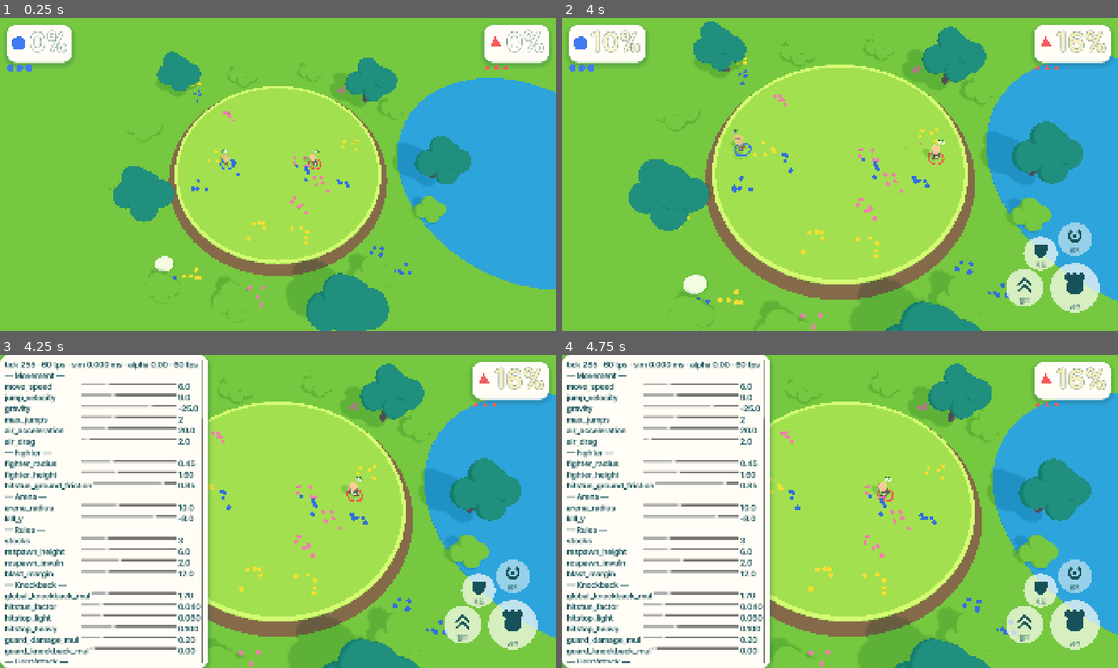
Above: before the commit, frames 1-4 (two rows, left to right).
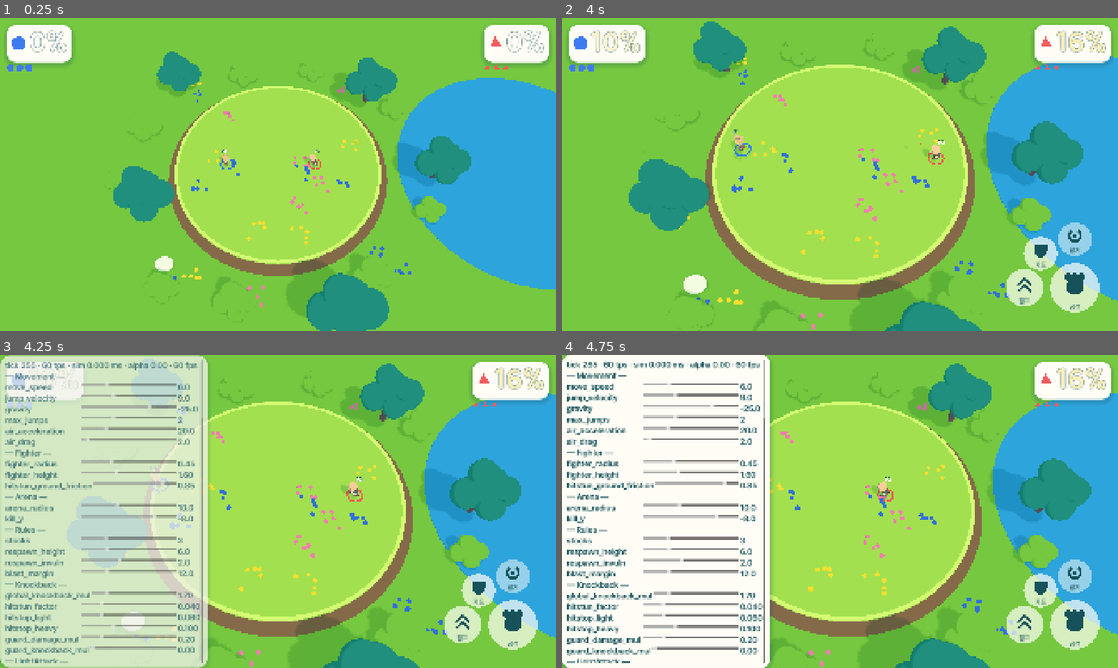
Above: after the commit, the same moments.

Repository: UICHEOL-HWANG/TheBrawlGuys
Game: Godot game, scene res://src/main/main.tscn
Same seed, same stepped clock (60 frames per second), same inputs: the game is played once before the commit and once after it.
Inputs (mouse positions are in pixels of both pictures, inside the frame that each line leads up to):
- Up to frame 1 (0.25 s): no input
- Up to frame 2 (4 s): tap Enter (ui_accept) at 0.5, 2.75 s; move the mouse to (962, 158) at 0.52 s; hold D (p1_right) 0.53-1.25 s; tap U (p1_grab) at 0.6 s; click (962, 158) at 0.67 s; tap Space (p1_jump) at 0.77, 3.77 s; drag from (728, 190) to (812, 237) at 1.27 s; move the mouse to (895, 105) at 2.02 s; hold D (p1_right) 2.03-2.75 s; hold K (p1_heavy) 2.03-2.75 s; drag from (812, 237) to (673, 127) at 2.77 s; move the mouse to (1006, 221) at 3.52 s; hold A (p1_left) from 3.53 s (still down); hold Shift from 3.53 s (still down)
- Up to frame 3 (4.25 s): keep holding A (p1_left); keep holding Shift; tap F1 (debug_toggle) at 4.15 s
- Up to frame 4 (4.75 s): release A (p1_left) at 4.25 s; release Shift at 4.25 s; drag from (673, 464) to (756, 433) at 4.27 s

Frames 1-2 are identical in both runs. In frame 3, 34% of the frame differs, in the area x 0-38%, y 0-100%; in frame 4, nothing differs.

Commit message:
feat: apply motion tokens to every UI transition
Co-Authored-By: Claude Sonnet 5.5 <noreply@anthropic.com>

Diff:
--- a/src/debug/config_panel.gd
+++ b/src/debug/config_panel.gd
@@ -52,7 +52,10 @@
 
 
 func toggle() -> void:
-	_root.visible = not _root.visible
+	if _root.visible:
+		UiMotion.fade_out(_root)
+	else:
+		UiMotion.pop_in(_root, 0.96)
 
 
 func _unhandled_input(event: InputEvent) -> void:
--- a/src/ui/components/damage_counter/damage_counter.gd
+++ b/src/ui/components/damage_counter/damage_counter.gd
@@ -64,9 +64,5 @@
 
 
 func _pop() -> void:
-	if not is_inside_tree():
-		return
-	pivot_offset = size * 0.5
-	scale = Vector2.ONE * POP_SCALE
-	create_tween().tween_property(self, "scale", Vector2.ONE, DS.MOTION_SQUISH) \
-			.set_trans(Tween.TRANS_ELASTIC).set_ease(Tween.EASE_OUT)
+	if is_inside_tree():
+		UiMotion.bump(self, POP_SCALE)
--- a/src/ui/components/result_banner/result_banner.gd
+++ b/src/ui/components/result_banner/result_banner.gd
@@ -35,17 +35,18 @@
 		_title.text = "승리!"
 	else:
 		_title.text = "패배…"
-	visible = true
 	if is_inside_tree():
-		pivot_offset = size * 0.5
-		scale = Vector2.ONE * POP_FROM
-		create_tween().tween_property(self, "scale", Vector2.ONE, DS.MOTION_SQUISH) \
-				.set_trans(Tween.TRANS_ELASTIC).set_ease(Tween.EASE_OUT)
+		UiMotion.pop_in(self, POP_FROM)
 		_button.grab_focus()
+	else:
+		visible = true
 
 
 func hide_result() -> void:
-	visible = false
+	if is_inside_tree() and visible:
+		UiMotion.fade_out(self)
+	else:
+		visible = false
 
 
 func title() -> String:
--- a/src/ui/components/stock_icons/stock_icons.gd
+++ b/src/ui/components/stock_icons/stock_icons.gd
@@ -1,6 +1,9 @@
 class_name StockIcons
 extends HBoxContainer
 ## Remaining stocks (design.md DS-CMP-02): one player marker per stock, lost ones dimmed.
+
+const LOST_POP := 1.4
+
 
 func setup(index: int, max_stocks: int) -> void:
 	for child: Node in get_children():
@@ -15,7 +18,11 @@
 
 func set_stocks(n: int) -> void:
 	for i: int in get_child_count():
-		(get_child(i) as PlayerMarker).set_dimmed(i >= n)
+		var marker := get_child(i) as PlayerMarker
+		var losing := i >= n and not marker.is_dimmed()
+		marker.set_dimmed(i >= n)
+		if losing and is_inside_tree():
+			UiMotion.bump(marker, LOST_POP)
 
 
 func shown() -> int:
--- a/src/ui/components/touch_button/touch_button.gd
+++ b/src/ui/components/touch_button/touch_button.gd
@@ -45,9 +45,16 @@
 func set_state(s: int) -> void:
 	if s == _state:
 		return  # keep the pulse running and skip the redraw
+	var was_held := _state == State.PRESSED or _state == State.CHARGING
+	var held := s == State.PRESSED or s == State.CHARGING
 	_state = s
 	_pulse_time = 0.0
-	scale = DS.PRESS_SQUISH if s == State.PRESSED or s == State.CHARGING else Vector2.ONE
+	if held:
+		scale = DS.PRESS_SQUISH
+	elif was_held and is_inside_tree():
+		UiMotion.release(self)
+	else:
+		scale = Vector2.ONE
 	queue_redraw()
 
 
--- /dev/null
+++ b/src/ui/ui_motion.gd
@@ -0,0 +1,68 @@
+class_name UiMotion
+extends RefCounted
+## Motion tokens (design.md DS-TOK-05) as ready-made tweens, so every UI transition uses the
+## same timings: fast = press, base = panels, squish = pops and banners, slow = screens.
+
+enum Token { FAST, BASE, SQUISH, SLOW }
+
+const FADE_META := &"ui_motion_fade"
+
+
+static func spec(token: int) -> Dictionary:
+	match token:
+		Token.FAST:
+			return {"duration": DS.MOTION_FAST, "trans": Tween.TRANS_QUAD, "ease": Tween.EASE_OUT}
+		Token.SQUISH:
+			return {"duration": DS.MOTION_SQUISH, "trans": Tween.TRANS_ELASTIC, "ease": Tween.EASE_OUT}
+		Token.SLOW:
+			return {"duration": DS.MOTION_SLOW, "trans": Tween.TRANS_CUBIC, "ease": Tween.EASE_IN_OUT}
+	return {"duration": DS.MOTION_BASE, "trans": Tween.TRANS_QUAD, "ease": Tween.EASE_OUT}
+
+
+static func pop_in(node: Control, from_scale: float) -> Tween:
+	_cancel_fade(node)
+	node.visible = true
+	node.pivot_offset = node.size * 0.5
+	node.scale = Vector2.ONE * from_scale
+	node.modulate.a = 0.0
+	var tw := node.create_tween().set_parallel(true)
+	_step(tw, node, "scale", Vector2.ONE, Token.SQUISH)
+	_step(tw, node, "modulate:a", 1.0, Token.BASE)
+	return tw
+
+
+static func fade_out(node: CanvasItem) -> Tween:
+	_cancel_fade(node)
+	var tw := node.create_tween()
+	_step(tw, node, "modulate:a", 0.0, Token.BASE)
+	tw.tween_callback(func() -> void: node.visible = false)
+	node.set_meta(FADE_META, tw)
+	return tw
+
+
+static func bump(node: Control, from_scale: float) -> Tween:
+	node.pivot_offset = node.size * 0.5
+	node.scale = Vector2.ONE * from_scale
+	var tw := node.create_tween()
+	_step(tw, node, "scale", Vector2.ONE, Token.SQUISH)
+	return tw
+
+
+static func release(node: Control) -> Tween:
+	var tw := node.create_tween()
+	_step(tw, node, "scale", Vector2.ONE, Token.SQUISH)
+	return tw
+
+
+static func _step(tw: Tween, node: Object, property: String, to: Variant, token: int) -> void:
+	var s := spec(token)
+	tw.tween_property(node, property, to, float(s["duration"])).set_trans(int(s["trans"])).set_ease(int(s["ease"]))
+
+
+## A show right after a hide must not be hidden again by the stale fade-out.
+static func _cancel_fade(node: CanvasItem) -> void:
+	if node.has_meta(FADE_META):
+		var old := node.get_meta(FADE_META) as Tween
+		if old != null and old.is_valid():
+			old.kill()
+		node.remove_meta(FADE_META)
--- a/tests/unit/test_hud.gd
+++ b/tests/unit/test_hud.gd
@@ -41,6 +41,7 @@
 	banner.show_result(0, 0)
 	assert_eq(banner.title(), "승리!")
 	_hud.hide_result()
+	await wait_seconds(DS.MOTION_BASE + 0.1)  # the banner fades out first
 	assert_false(_hud.result_visible())
 
 
--- a/tests/unit/test_main_smoke.gd
+++ b/tests/unit/test_main_smoke.gd
@@ -23,7 +23,7 @@
 	var hud: Hud = main.call("get_hud")
 	assert_true(hud.result_visible(), "the KO ends the match and shows the result")
 	hud.restart_requested.emit()
-	await wait_process_frames(1)
+	await wait_seconds(DS.MOTION_BASE + 0.1)  # the banner fades out first
 	var fresh: World = main.call("get_world")
 	assert_ne(fresh, w, "a new world")
 	assert_false(hud.result_visible())
--- a/tests/unit/test_touch_button.gd
+++ b/tests/unit/test_touch_button.gd
@@ -20,9 +20,12 @@
 	for s: int in [TouchButton.State.PRESSED, TouchButton.State.CHARGING]:
 		b.set_state(s)
 		assert_eq(b.scale, DS.PRESS_SQUISH, "state %d" % s)
-	for s: int in [TouchButton.State.IDLE, TouchButton.State.DISABLED]:
-		b.set_state(s)
-		assert_eq(b.scale, Vector2.ONE, "state %d" % s)
+	b.set_state(TouchButton.State.IDLE)  # releasing springs back over the squish token
+	await wait_seconds(DS.MOTION_SQUISH + 0.1)
+	assert_almost_eq(b.scale.x, 1.0, 0.02)
+	assert_almost_eq(b.scale.y, 1.0, 0.02)
+	b.set_state(TouchButton.State.DISABLED)
+	assert_eq(b.scale, Vector2.ONE, "state %d" % TouchButton.State.DISABLED)
 
 
 func test_charge_is_clamped() -> void:
--- /dev/null
+++ b/tests/unit/test_ui_motion.gd
@@ -0,0 +1,52 @@
+extends GutTest
+## Motion tokens (design.md DS-TOK-05) shared by every UI transition.
+
+
+func test_token_specs_match_design() -> void:
+	var fast := UiMotion.spec(UiMotion.Token.FAST)
+	assert_eq(fast["duration"], DS.MOTION_FAST)
+	assert_eq(fast["trans"], Tween.TRANS_QUAD)
+	assert_eq(fast["ease"], Tween.EASE_OUT)
+	assert_eq(UiMotion.spec(UiMotion.Token.BASE)["duration"], DS.MOTION_BASE)
+	var squish := UiMotion.spec(UiMotion.Token.SQUISH)
+	assert_eq(squish["duration"], DS.MOTION_SQUISH)
+	assert_eq(squish["trans"], Tween.TRANS_ELASTIC)
+	var slow := UiMotion.spec(UiMotion.Token.SLOW)
+	assert_eq(slow["duration"], DS.MOTION_SLOW)
+	assert_eq(slow["trans"], Tween.TRANS_CUBIC)
+	assert_eq(slow["ease"], Tween.EASE_IN_OUT)
+
+
+func test_pop_in_then_fade_out() -> void:
+	var c := Control.new()
+	add_child_autofree(c)
+	c.visible = false
+	UiMotion.pop_in(c, 0.6)
+	assert_true(c.visible)
+	await wait_seconds(DS.MOTION_SQUISH + 0.1)
+	assert_almost_eq(c.scale.x, 1.0, 0.02)
+	assert_almost_eq(c.modulate.a, 1.0, 0.02)
+	UiMotion.fade_out(c)
+	await wait_seconds(DS.MOTION_BASE + 0.1)
+	assert_false(c.visible, "hidden once faded")
+
+
+func test_banner_and_counter_use_the_tokens() -> void:
+	var banner := (load("res://src/ui/components/result_banner/result_banner.tscn") as PackedScene).instantiate() as ResultBanner
+	add_child_autofree(banner)
+	banner.show_result(0, 0)
+	assert_lt(banner.modulate.a, 1.0, "the banner fades in")
+	await wait_seconds(DS.MOTION_SQUISH + 0.1)
+	assert_almost_eq(banner.modulate.a, 1.0, 0.02)
+	banner.hide_result()
+	await wait_seconds(DS.MOTION_BASE + 0.1)
+	assert_false(banner.visible)
+
+
+func test_losing_a_stock_bumps_its_marker() -> void:
+	var s := (load("res://src/ui/components/stock_icons/stock_icons.tscn") as PackedScene).instantiate() as StockIcons
+	add_child_autofree(s)
+	s.setup(0, 3)
+	await wait_process_frames(1)
+	s.set_stocks(2)
+	assert_ne((s.get_child(2) as Control).scale, Vector2.ONE, "the lost stock pops")
Not shown, added: src/ui/ui_motion.gd.uid
Not shown, added: tests/unit/test_ui_motion.gd.uid
